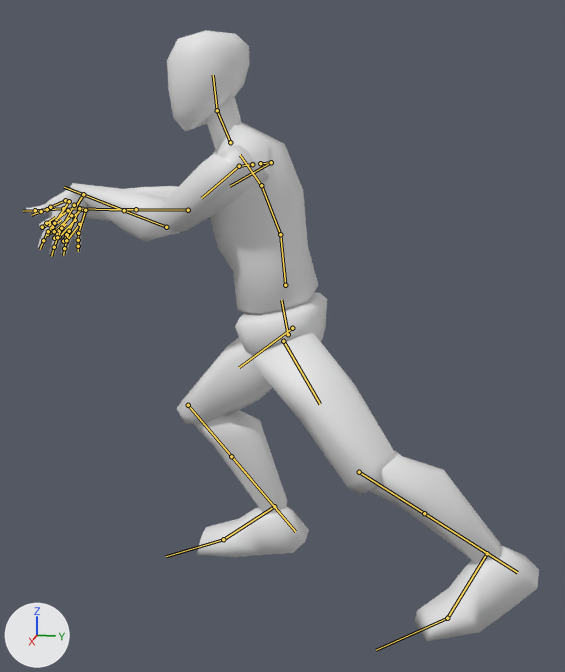
Two versions of the FBX model Assets/Models/fencingguy.fbx, one commit apart.
Both versions are drawn from a 50 mm camera at (2.298, 0.214, 1.376) aimed at (0.077, -0.23, 0.821). Every picture has the same lights, and +X, +Y and +Z are marked at lower left. Both versions are drawn at frame 66 of the action 'root|chargestab'; the numbers are the values there. The bones that bend it are drawn over the model as lines.

The first picture shows 'body'.
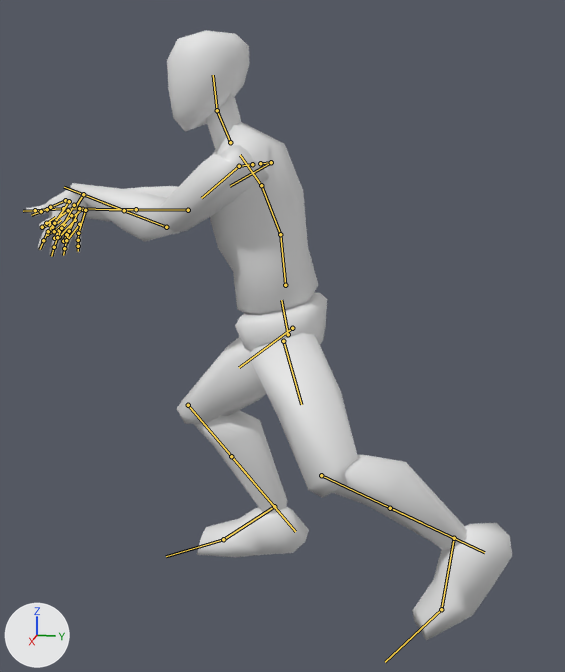
What differs and where, as boxes (x1, y1, x2, y2) in the pictures (565 x 672 px):
'body', posed: before (26, 30, 539, 641); after (26, 30, 512, 640)
bone 'thigh_stretch.l', root to tip: before (283, 341) to (320, 404); after (283, 341) to (301, 404)
bone 'leg_stretch.l', root to tip: before (359, 472) to (456, 533); after (321, 475) to (422, 523)
bone 'foot.l', root to tip: before (487, 553) to (447, 618); after (454, 538) to (441, 609)

The edits, one by one:
Bone 'thigh_stretch.l' (bone_thigh_stretch_l) turns from (49, -51, -15) to (60, -37, -31) degrees about its own x, y and z.
Bone 'leg_stretch.l' (bone_leg_stretch_l) turns from (0, 0, 27) to (0, 0, 55) degrees about its own x, y and z.
Bone 'foot.l' (bone_foot_l) turns from (-1, 9, -58) to (-19, 17, -58) degrees about its own x, y and z.
